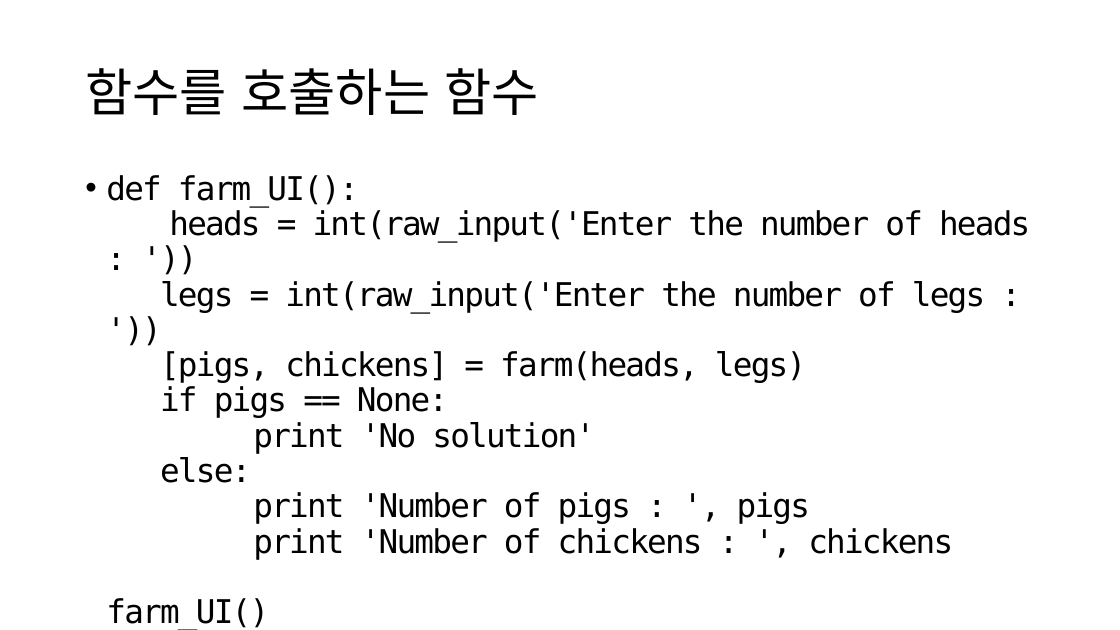
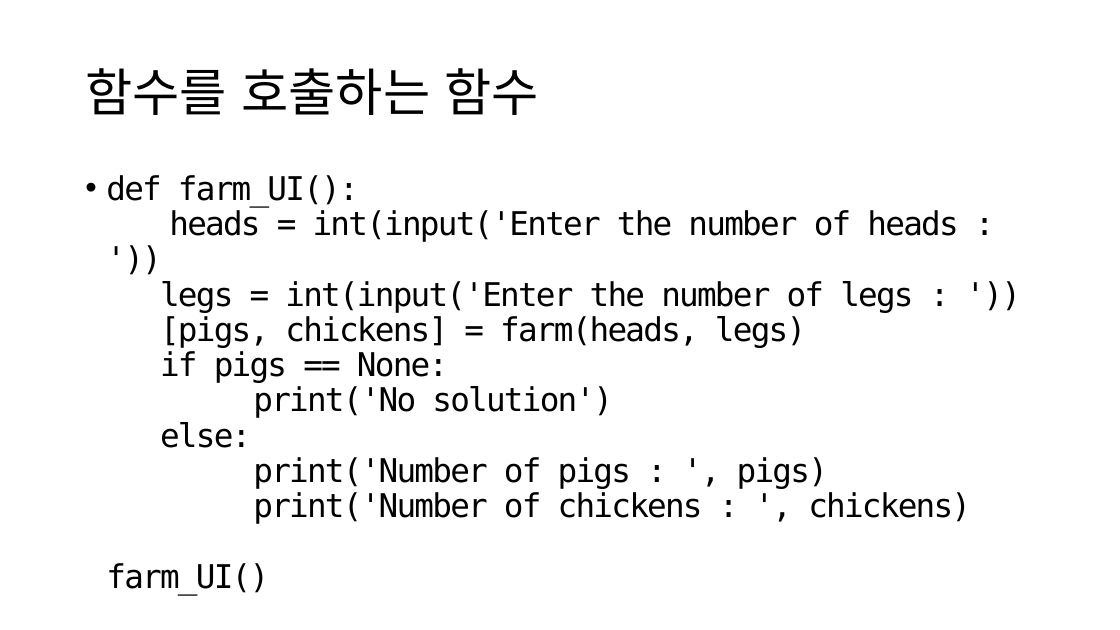
Before and after one commit to ksublee/SPuP, a slide deck: slide 19 of ppt/Python_4_함수.pptx. Drawn at 1120x630 pixels with LibreOffice and Linux fonts; fonts in the diff are those of the drawing. Boxes give left, top, right and bottom in pixels: in the first picture for what was removed or moved away, otherwise in the second. Text is boxed around its words. In the diff, an @@ line names an element or a change of style, - is before the commit and + after.

```diff
--- a/ppt/Python_4_함수.pptx
+++ b/ppt/Python_4_함수.pptx
@@ text at [106, 175, 971, 524]: text changed @@
-• def farm_UI():
-  heads = int(raw_input('Enter the number of heads : '))
-  legs = int(raw_input('Enter the number of legs : '))
-  [pigs, chickens] = farm(heads, legs)
-  if pigs == None:
-  print 'No solution'
-  else:
-  print 'Number of pigs : ', pigs
-  print 'Number of chickens : ', chickens
-  farm_UI()
+• def farm_UI():
+  heads = int(input('Enter the number of heads : '))
+  legs = int(input('Enter the number of legs : '))
+  [pigs, chickens] = farm(heads, legs)
+  if pigs == None:
+  print('No solution')
+  else:
+  print('Number of pigs : ', pigs)
+  print('Number of chickens : ', chickens)
+  farm_UI()
```
Also in this commit, not shown: 4 other slides changed, 1 slide removed, 9 other files.
